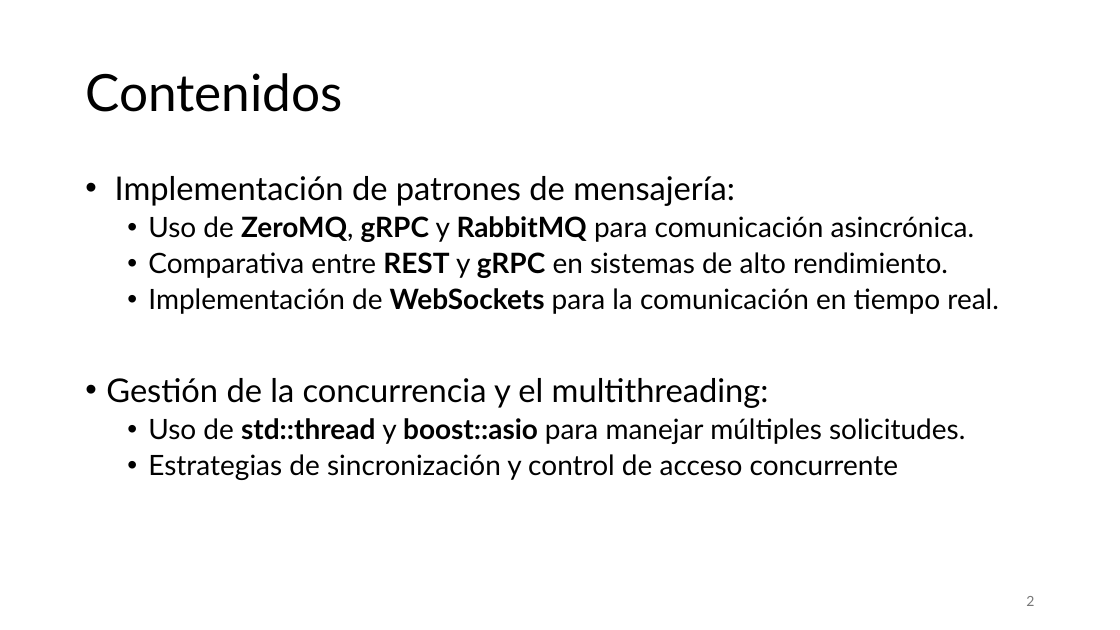
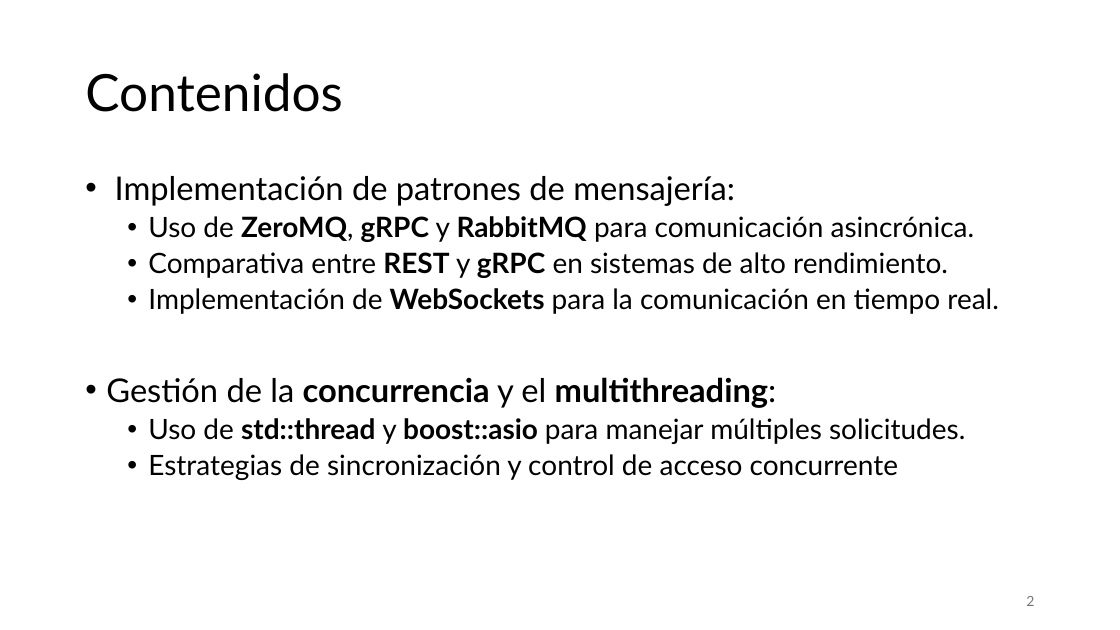
Before and after one commit to aldebarran22/CURSO_CPP_SERVICIOS_30H, a slide deck: slide 2 of doc/3_Comunicacion_microservicios_C++.pptx. Drawn at 1120x630 pixels with LibreOffice and Linux fonts; fonts in the diff are those of the drawing. Boxes give left, top, right and bottom in pixels: in the first picture for what was removed or moved away, otherwise in the second. Text is boxed around its words. In the diff, an @@ line names an element or a change of style, - is before the commit and + after.

```diff
--- a/doc/3_Comunicacion_microservicios_C++.pptx
+++ b/doc/3_Comunicacion_microservicios_C++.pptx
@@ text at [106,377,777,408]: bold on in "concurrencia multithreading:" @@
```
Also in this commit, not shown: 2 other slides changed, 2 slides added, 11 other files.
